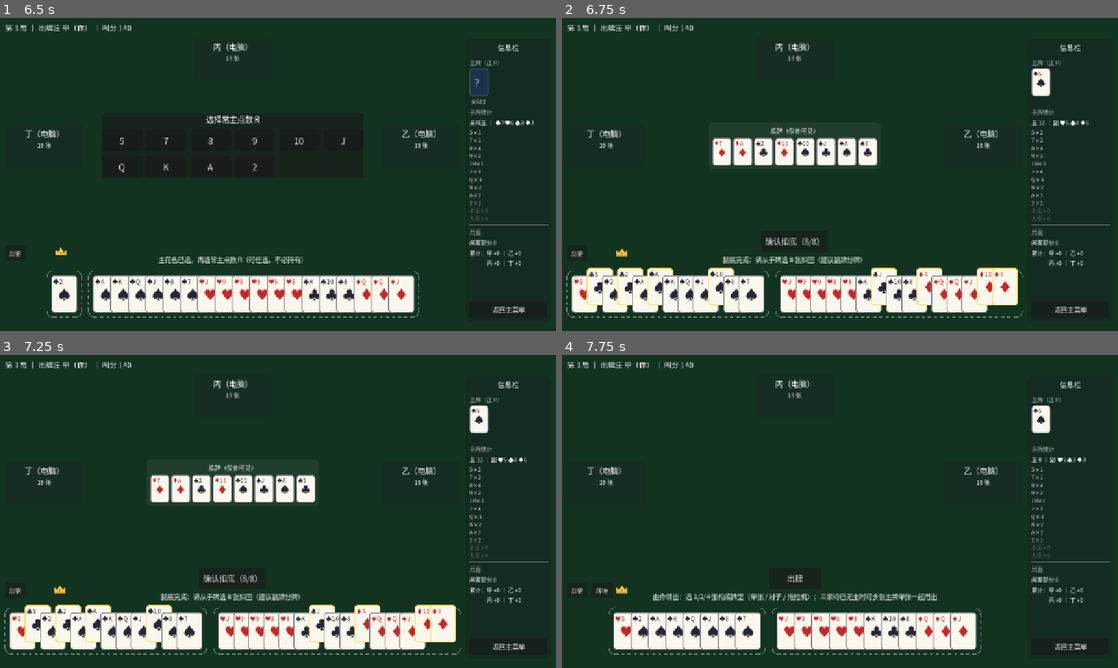
Above: before the commit, frames 1-4 (two rows, left to right).
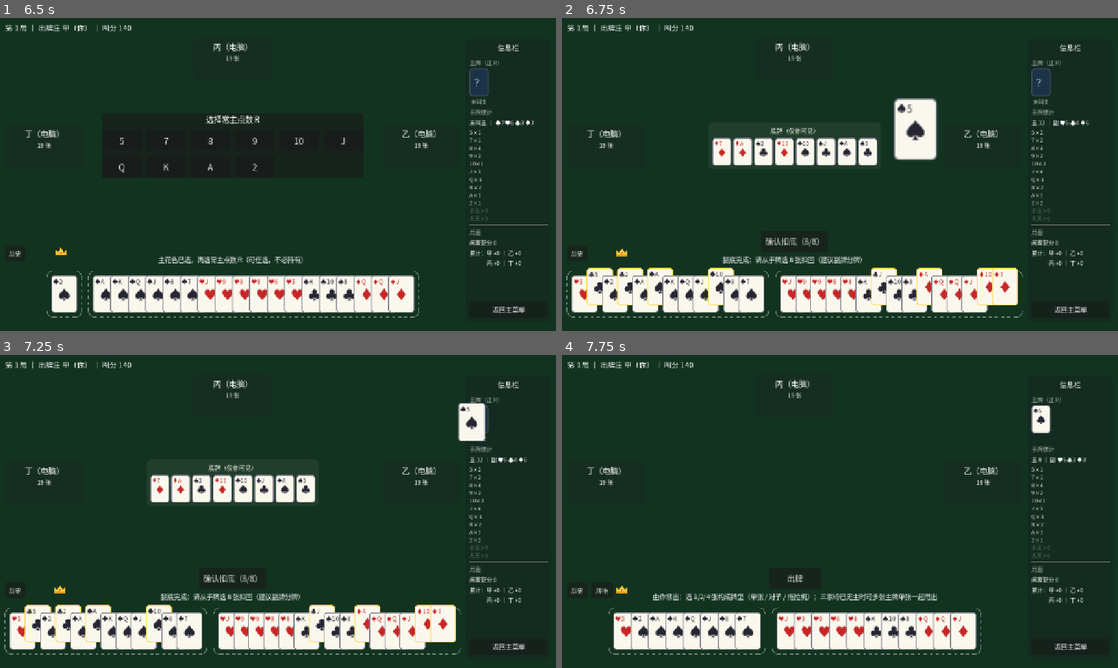
Above: after the commit, the same moments.

Repository: longy1/three-beat-one
Game: Godot game, scene res://scene/main_menu.tscn
Same seed, same stepped clock (60 frames per second), same inputs: the game is played once before the commit and once after it.
Inputs:
- Up to frame 1 (6.5 s): click "开始对局（1 人对 3 电脑）" at 0.5 s; click "叫 135" at 1.25 s; click "返回主菜单" at 2 s; click "开始对局（1 人对 3 电脑）" at 2.75 s; click "叫 140" at 3.5 s; click "历史" at 4.25 s; click "✕" at 5 s; click "♠ 黑桃" at 5.75 s
- Up to frame 2 (6.75 s): click "5" at 6.5 s
- Up to frame 3 (7.25 s): no input
- Up to frame 4 (7.75 s): click "确认扣底（8/8）" at 7.25 s

Frame 1 is identical in both runs. In frame 2, 1.8% of the frame differs, in the area x 59-88%, y 16-46%; in frame 3, 0.5%; in frame 4, nothing differs.

Commit message:
ui: 揭主双飞——叫主完成时主 R 牌与皇冠同现中央，主 R 牌飞入信息栏主牌位后落位显示（TrumpReveal 组件 + trump_slot_center 测量 + 延迟显示门控）；+动画过程回归用例

Diff:
--- a/script/game_table.gd
+++ b/script/game_table.gd
@@ -27,6 +27,7 @@
 var _piles: PileViewer
 var _crown_anim := CrownAnimator.new()
 var _trump_picker: TrumpRankPicker = null
+var _trump_reveal := TrumpReveal.new()  ## 竞叫结束揭主动画（皇冠+主R牌双飞）
 var _discard_button: Button = null       ## 扣底确认按钮（计数文案更新用）
 var _pending_trump_suit := -1
 var _last_trick_winner := -1
@@ -118,6 +119,7 @@
 
 func _on_auction_required(seat: int) -> void:
 	_crown_anim.clear()  # 新局拍卖开始：清除上一局的庄家皇冠
+	_trump_reveal.clear()  # 及揭主牌面（正常对局不会残留，防御性清理）
 	_refresh()
 	if seat == HUMAN_SEAT:
 		_show_auction_bar()
@@ -141,6 +143,11 @@
 
 
 func _on_discard_required(seat: int) -> void:
+	# 揭主双飞（2026-11-17）：叫主完成的此刻皇冠已飞向庄家，主 R 牌从中央飞向
+	# 信息栏主牌展示位；信息栏在牌面落位后才显示主牌（_last_trump_shown 先行
+	# 标记，_refresh 跳过即时刷新，落位回调里 set_trump）
+	var trump_card := Card.new(engine.trump.suit, engine.trump.rank)
+	_last_trump_shown = engine.trump
 	_refresh()
 	if seat == HUMAN_SEAT:
 		hand_area.begin_select("discard")
@@ -153,6 +160,9 @@
 		action_bar.reset()
 		hint_label.text = "等待 %s 扣底…" % SEAT_NAMES[seat]
 		_run_ai(func(): engine.submit_discard(seat, AiPolicy.choose_discard(engine.hands[seat], engine.trump)), AI_DISCARD_DELAY)
+	_trump_reveal.play(self, trump_card, sidebar.trump_slot_center(), func():
+		sidebar.set_trump(trump_card)
+		_trump_reveal.clear())
 
 
 func _on_play_required(seat: int) -> void:
--- a/script/info_sidebar.gd
+++ b/script/info_sidebar.gd
@@ -12,6 +12,12 @@
 	UiStyle.pad_button(menu_button)  # 文字与按钮边框留空 ≥ 半字号（UI 规范）
 	menu_button.pressed.connect(func(): menu_pressed.emit())
 	set_trump(null)
+
+
+## 主牌展示位的全局中心坐标（揭主动画的飞行落点；须在布局完成后测量）
+func trump_slot_center() -> Vector2:
+	var slot: Control = $VBox/TrumpRow/TrumpStack/TrumpSlot
+	return slot.get_global_rect().get_center()
 
 
 ## 主牌展示：一张「正 R」牌面（主花色 + R，如 ♠ 主 R=2 → ♠2）。
--- /dev/null
+++ b/script/trump_reveal.gd
@@ -0,0 +1,47 @@
+class_name TrumpReveal
+extends RefCounted
+## 竞叫结束揭主动画（2026-11-17）：主 R 牌面与皇冠一同从主牌桌中央出现，
+## 牌面飞至信息栏主牌展示位，落位后由控制器把牌面放进信息栏（此前是即时出现无过程）。
+## 生命周期与 CrownAnimator 一致：新局拍卖开始时 clear()。
+
+
+const CENTER_SCALE := 2.2  ## 中央出现时的放大倍数（与皇冠 ×4 呼应，牌面略小）
+
+var fly_duration := CrownAnimator.FLY_DURATION  ## 飞行时长（UI 测试调小以加速）
+var active := false                             ## 揭主动画进行中（期间信息栏不显示主牌）
+
+var _card_widget: CardWidget = null
+
+
+## 揭主期间标记（控制器据此跳过信息栏主牌的即时刷新）
+func begin() -> void:
+	active = true
+
+
+## 清理飞行牌面并结束标记
+func clear() -> void:
+	if _card_widget != null:
+		_card_widget.queue_free()
+		_card_widget = null
+	active = false
+
+
+## 播放飞牌动画：trump_card = 主 R 牌（trump.suit/rank）；
+## target = 信息栏主牌展示位的全局中心坐标（InfoSidebar.trump_slot_center 测量）；
+## on_done = 落位回调（控制器把主牌放入信息栏并 clear()）
+func play(root: Control, trump_card: Card, target: Vector2, on_done: Callable) -> void:
+	clear()
+	active = true
+	_card_widget = CardWidget.create(trump_card, true)
+	_card_widget.position = UiStyle.MAIN_TABLE_CENTER * root.size - CardWidget.SIZE_NORMAL / 2.0
+	_card_widget.scale = Vector2(CENTER_SCALE, CENTER_SCALE)
+	_card_widget.z_index = 60
+	root.add_child(_card_widget)
+	var tw := root.create_tween()
+	tw.set_parallel(true)
+	# TRANS_CUBIC + EASE_OUT：起步快、逐渐减速（与皇冠动画一致）
+	tw.tween_property(_card_widget, "position", target - CardWidget.SIZE_NORMAL / 2.0, fly_duration) \
+		.set_trans(Tween.TRANS_CUBIC).set_ease(Tween.EASE_OUT)
+	tw.tween_property(_card_widget, "scale", Vector2.ONE, fly_duration) \
+		.set_trans(Tween.TRANS_CUBIC).set_ease(Tween.EASE_OUT)
+	tw.chain().tween_callback(on_done)
--- a/test/test_ui.gd
+++ b/test/test_ui.gd
@@ -186,6 +186,9 @@
 	var state_label: Label = table.get_node("Sidebar/VBox/TrumpRow/TrumpStack/TrumpStateLabel")
 	test.check("未叫主" in state_label.text, "未叫主态注明文字")
 	eng.submit_trump(0, Card.Suit.SPADE, Card.RANK_9)
+	# 主牌经揭主动画落位（0.01s 加速）后才进信息栏；0.3s 等待留足套件负载余量
+	var tree: SceneTree = Engine.get_main_loop()
+	await tree.create_timer(0.3).timeout
 	var slot: Control = table.get_node("Sidebar/VBox/TrumpRow/TrumpStack/TrumpSlot")
 	var has_card := false
 	for c in slot.get_children():
@@ -474,3 +477,38 @@
 	test.check(not popup.visible, "点击 ✕ → 弹层关闭")
 	test.check(not table._piles.history_pinned, "关闭后解除钉住")
 	await _release_table(table)
+
+
+## 揭主双飞（2026-11-17 用户需求）：主 R 牌与皇冠同现于中央，牌面飞至信息栏，
+## 飞行中信息栏不显示主牌，落位后才显示
+func test_trump_reveal_flies_to_sidebar(test) -> void:
+	var table = await _spawn_table()
+	var eng: GameEngine = table.engine
+	table._trump_reveal.fly_duration = 0.8  # 本用例用真实时长观察飞行过程
+	_deal(eng, 0)
+	for s in [1, 2, 3]:
+		eng.submit_bid(s, GameEngine.BID_PASS)
+	eng.submit_bid(0, GameEngine.BID_PASS)
+	eng.submit_trump(0, Card.Suit.SPADE, Card.RANK_9)
+	# 飞行中：信息栏主牌位仍是未叫主态，桌上存在揭主牌面
+	var slot: Control = table.get_node("Sidebar/VBox/TrumpRow/TrumpStack/TrumpSlot")
+	var in_slot := false
+	for c in slot.get_children():
+		if c is CardWidget and c.card != null and c.card.rank == Card.RANK_9:
+			in_slot = true
+	test.check(not in_slot, "飞行中信息栏尚未显示主牌（落位后才显示）")
+	test.check(table._trump_reveal.active, "揭主动画进行中")
+	var flying := false
+	for c in table.get_children():
+		if c is CardWidget and c.card != null and c.card.rank == Card.RANK_9:
+			flying = true
+	test.check(flying, "中央存在飞行中的主 R 牌面")
+	var tree: SceneTree = Engine.get_main_loop()
+	await tree.create_timer(1.2).timeout  # > 飞行时长 0.8s
+	var has_card := false
+	for c in slot.get_children():
+		if c is CardWidget and c.card != null and c.card.suit == Card.Suit.SPADE and c.card.rank == Card.RANK_9:
+			has_card = true
+	test.check(has_card, "落位后信息栏显示 ♠9 牌面")
+	test.check(not table._trump_reveal.active, "落位后动画结束")
+	await _release_table(table)
--- a/test/ui_test_base.gd
+++ b/test/ui_test_base.gd
@@ -15,6 +15,7 @@
 	#（AI 延迟经 _ai_delay_scale 缩放：0.7s/1.0s 均收敛到 ~0.01s）
 	table._ai_delay_scale = 0.014
 	table._trick_timer.wait_time = 0.01
+	table._trump_reveal.fly_duration = 0.01
 	return table
 
 
Not shown, added: script/trump_reveal.gd.uid
